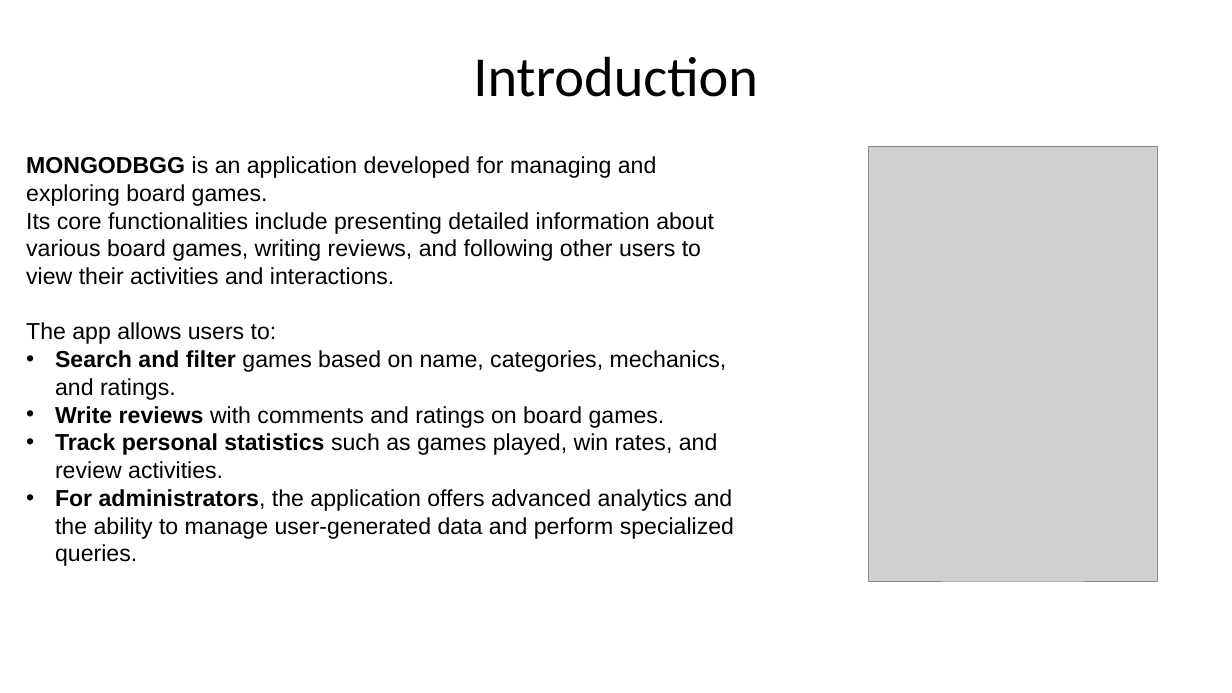
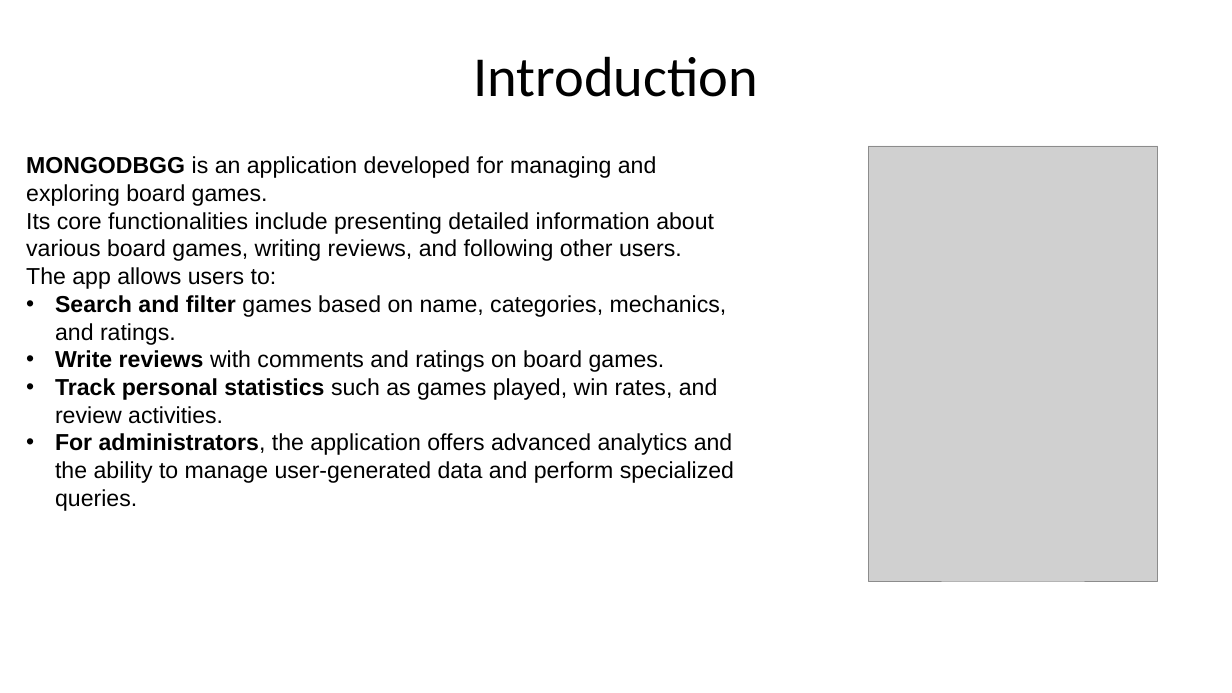
Before and after one commit to FedericoCavedoni/LSMSD_Project, a slide deck: slide 2 of docs/LSMSD_Presentation.pptx. Drawn at 1232x693 pixels with LibreOffice and Linux fonts; fonts in the diff are those of the drawing; grey boxes stand for pictures; background and template pictures are left out. Boxes give left, top, right and bottom in pixels: in the first picture for what was removed or moved away, otherwise in the second. Text is boxed around its words. In the diff, an @@ line names an element or a change of style, - is before the commit and + after.

Commit message:
Export Postman and change on the presentation

```diff
--- a/docs/LSMSD_Presentation.pptx
+++ b/docs/LSMSD_Presentation.pptx
@@ text at <box>26,212,714,261</box>: text changed @@
-Its core functionalities include presenting detailed information about various board games, writing reviews, and following other users to view their activities and interactions.
+Its core functionalities include presenting detailed information about various board games, writing reviews, and following other users.
```
Also in this commit, not shown: 2 other files.
